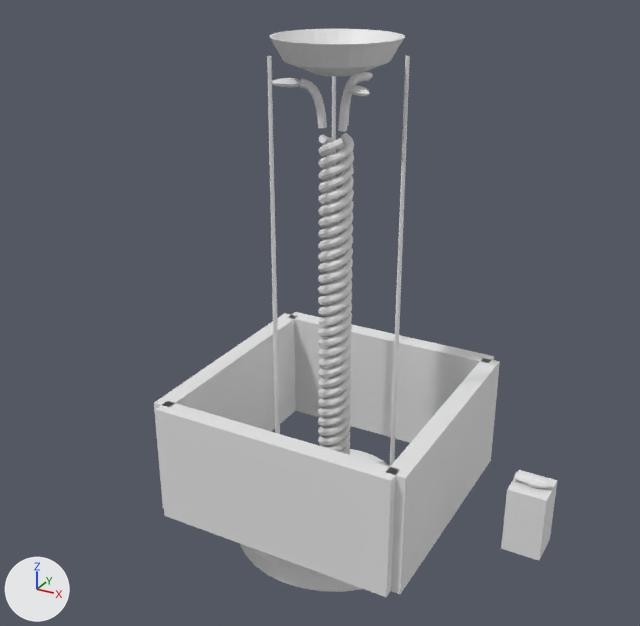
One commit to the glTF model assets/space/serpent-column/model.glb: the scene before it, then after it.
Before and after are seen from a 50 mm lens placed at (6.02, -11.44, 8.89), pointed at (-0.09, -0.33, 3.33). Lighting does not change. The marker at lower left points along +X, +Y and +Z. The first picture is the older version.

In view in the first picture: 'coils', 'coils-heads', 'column-today', 'delphi-base', 'jaw', 'jaw-plinth', 'pit', 'tripod-bowl', 'tripod-legs'.
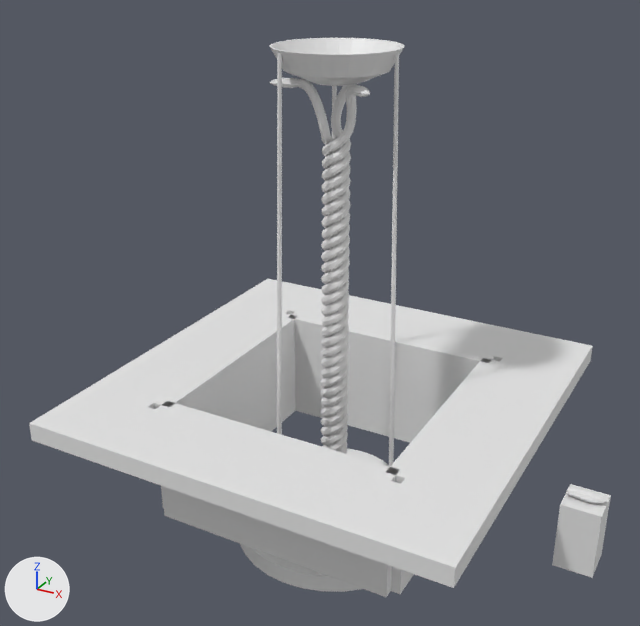
The change, as a list of edits to the scene's bpy script:
```text
Change me_tripod_bowl:
    used by ob_tripod_bowl; location = (0.0, 0.0, 0.0)
    remove me_tripod_bowl.from_pydata(...)  # 170 vertices, 336 faces; spans x -0.95..0.95, y -0.95..0.95, z 6.95..7.45
    add me_tripod_bowl.from_pydata(...)  # 170 vertices, 336 faces; spans x -0.95..0.95, y -0.95..0.95, z 6.82..7.32
    me_tripod_bowl part 1: the whole mesh is moved by (0.0, 0.0, -0.13)
Change me_tripod_legs:
    used by ob_tripod_legs; location = (0.0, 0.0, 0.0)
    remove me_tripod_legs.from_pydata(...)  # 168 vertices, 324 faces; spans x -0.58..1.12, y -0.97..0.97, z 0.0..7.25
    add me_tripod_legs.from_pydata(...)  # 150 vertices, 288 faces; spans x -0.58..1.12, y -0.98..0.98, z 0.0..7.28
    me_tripod_legs part 2: 106 vertices removed from x -0.58..-0.5, y -0.97..0.97, z 0.0..7.25; 94 vertices added at x -0.58..-0.43, y -0.98..0.98, z 0.0..7.28
    me_tripod_legs part 3: 53 vertices removed from x 1.04..1.12, y -0.04..0.04, z 0.0..7.25; 47 vertices added at x 0.89..1.12, y -0.04..0.04, z 0.0..7.28
Change me_jaw_plinth:
    used by ob_jaw_plinth; location = (0.0, 0.0, 0.0)
    remove me_jaw_plinth.from_pydata(...)  # 12 vertices, 20 faces; spans x 3.101..3.7, y -0.3..0.3, z 0.0..1.1
    add me_jaw_plinth.from_pydata(...)  # 12 vertices, 20 faces; spans x 3.9..4.5, y -0.3..0.3, z 0.0..1.1
    me_jaw_plinth part 4: the whole mesh is moved by (0.8, 0.0, 0.0)
Change me_jaw:
    used by ob_jaw; location = (0.0, 0.0, 0.0)
    remove me_jaw.from_pydata(...)  # 50 vertices, 96 faces; spans x 3.13..3.706, y -0.116..0.116, z 1.1..1.262
    add me_jaw.from_pydata(...)  # 50 vertices, 96 faces; spans x 3.93..4.506, y -0.116..0.116, z 1.1..1.262
    me_jaw part 5: the whole mesh is moved by (0.8, 0.0, 0.0)
Add me_pit_ground:
    me_pit_ground.from_pydata(...)  # 64 vertices, 128 faces; spans x -3.4..3.4, y -3.4..3.4, z 1.7..2.0
Add ob_pit_ground:
    ob_pit_ground = bpy.data.objects.new('pit-ground', me_pit_ground)
    ob_pit_ground.location = (0.0, 0.0, 0.0)
```

Where the change shows, as pixel boxes (x1, y1, x2, y2) in the pictures (640 x 626 px; the box of a moved part takes in the faces that stretch with it):
'pit-ground', added
    after: (29, 279, 593, 588)
'tripod-legs', reshaped (15% narrower)
    before: (267, 56, 410, 466)
    after: (277, 53, 399, 467)
'jaw-plinth', moved
    before: (501, 470, 557, 561)
    after: (552, 484, 611, 578)
'tripod-bowl', moved
    before: (270, 29, 405, 76)
    after: (270, 38, 405, 86)
'jaw', moved
    before: (514, 471, 553, 488)
    after: (567, 486, 607, 503)
part 2 of me_tripod_legs, moved or reshaped
    before: (267, 56, 336, 434)
    after: (277, 53, 337, 435)
part 3 of me_tripod_legs, moved or reshaped
    before: (390, 56, 410, 466)
    after: (389, 53, 399, 467)
